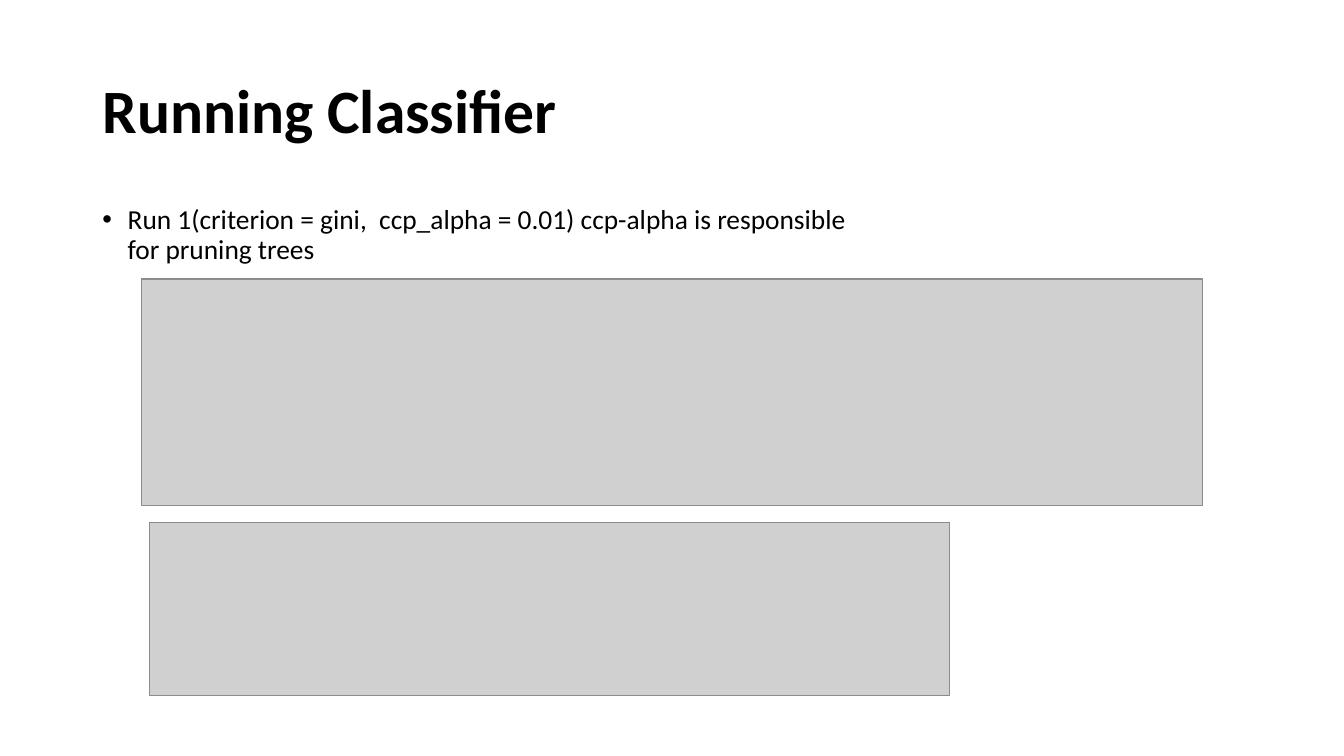
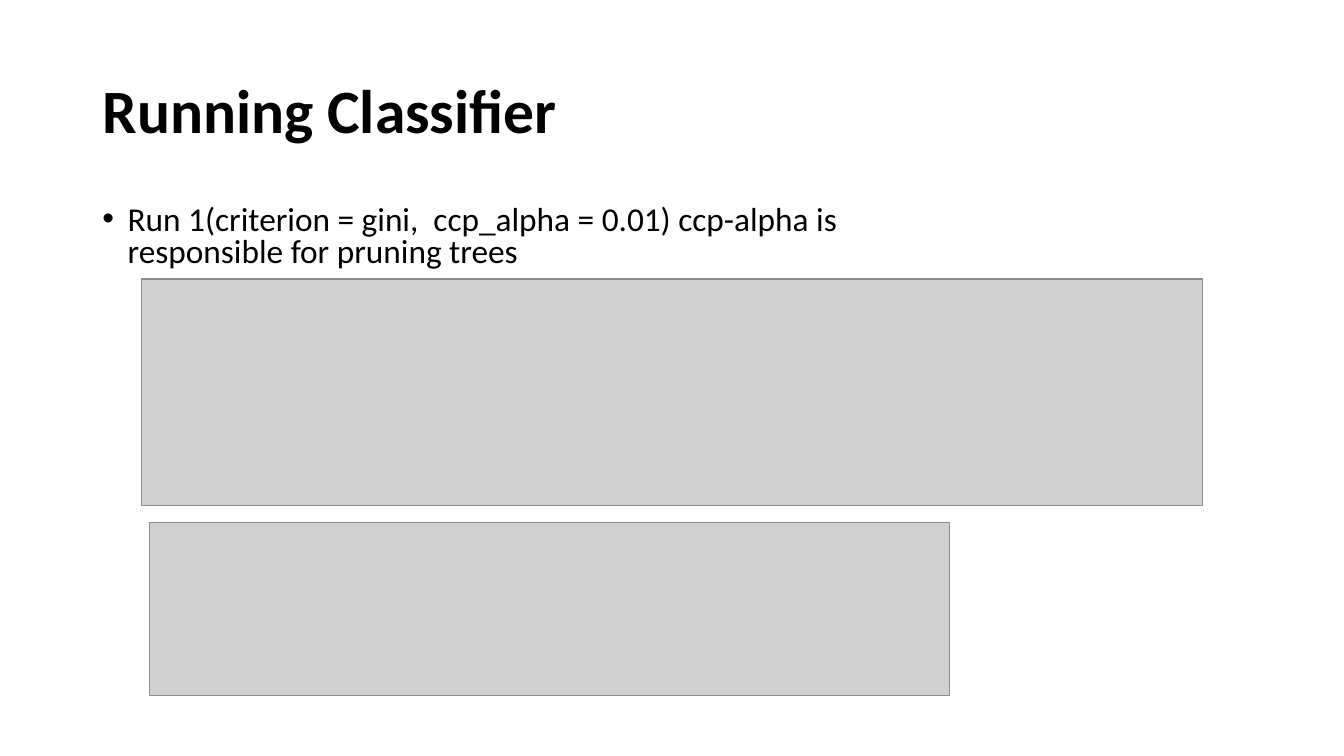
Before and after one commit to WinnerBishal/Decision-Trees-Implementation, a slide deck: slide 8 of Implementation of Classification and DSS.pptx (slide 7 before the commit). Drawn at 1344x756 pixels with LibreOffice and Linux fonts; fonts in the diff are those of the drawing; grey boxes stand for pictures. Boxes give left, top, right and bottom in pixels: in the first picture for what was removed or moved away, otherwise in the second. Text is boxed around its words. In the diff, an @@ line names an element or a change of style, - is before the commit and + after.

```diff
--- a/Implementation of Classification and DSS.pptx
+++ b/Implementation of Classification and DSS.pptx
@@ text "Run 1(criterion = gini, ccp_alpha ..." at (128,206,837,269): size 19.6 to 23.8 pt; line spacing 0.9 to 0.8 @@
```
Also in this commit, not shown: 3 other slides changed, 1 slide added, 1 other file.
